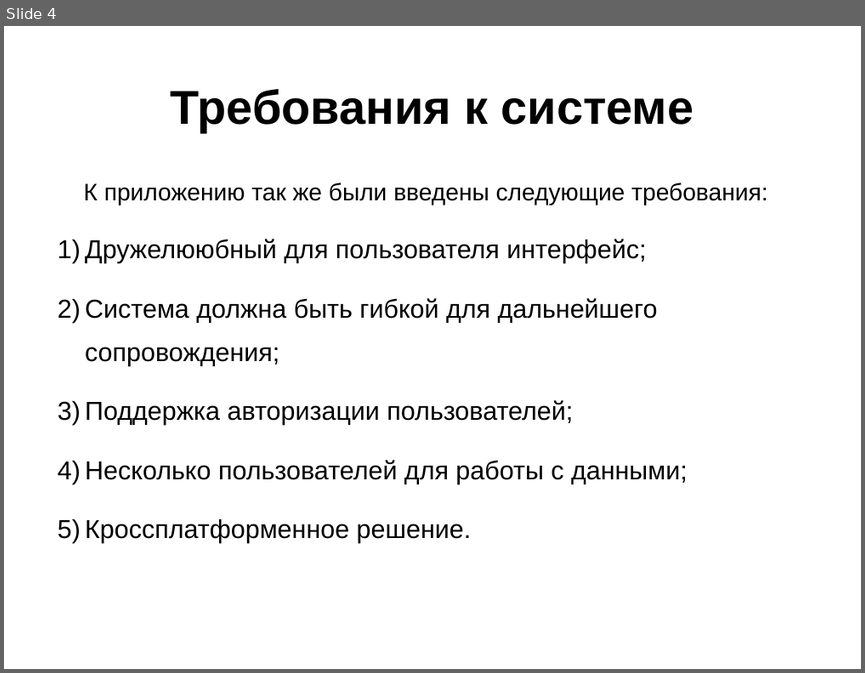
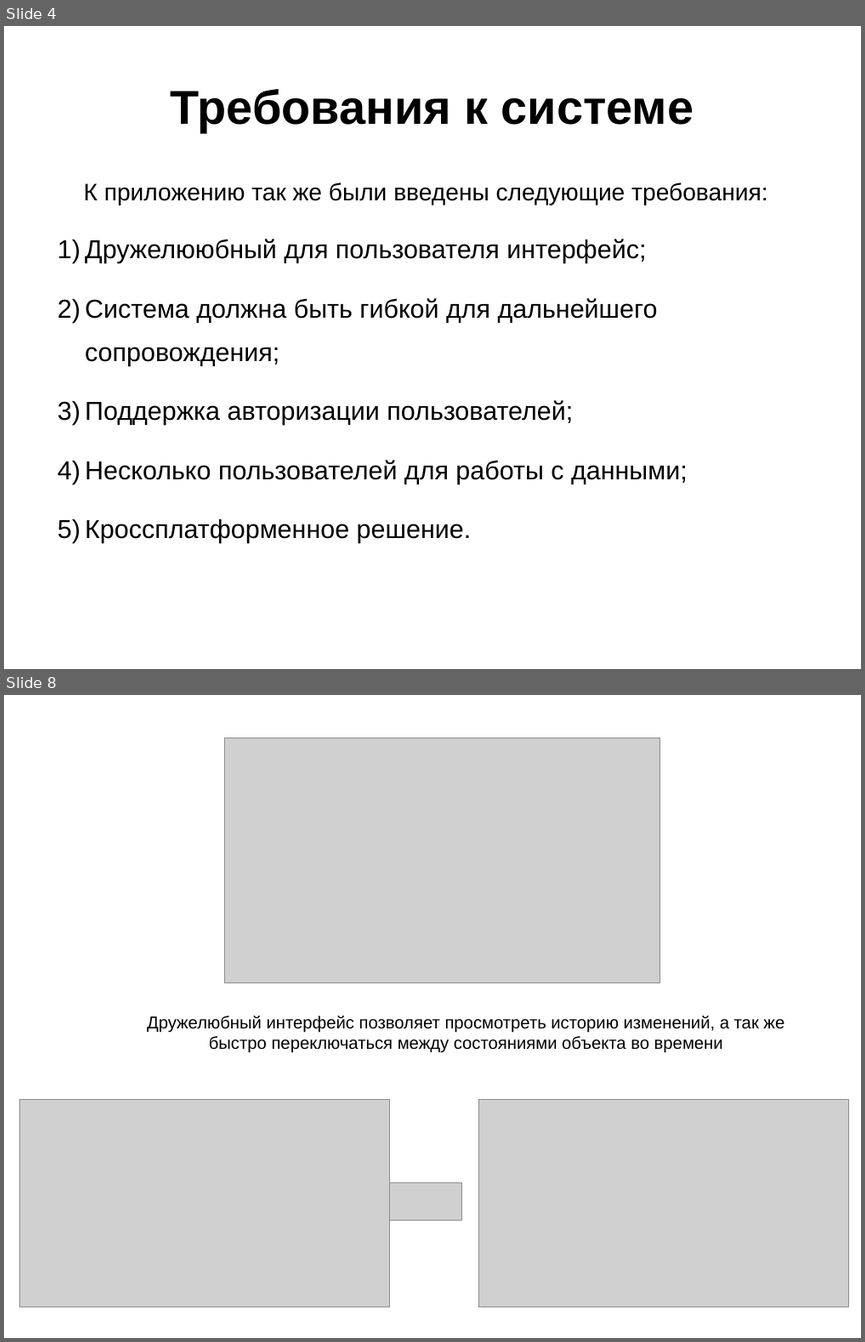
Before and after one commit to uak2/diplom, a slide deck: Презент по диплому.odp. Shown one above the other, each under a label of ours: slide 4 before the commit, slides 4 and 8 after it; the slides between them are not shown. The pictures are 865x673 and 865x1342 pixels, drawn with LibreOffice and Linux fonts; fonts in the diff are those of the drawing; grey boxes stand for pictures. Boxes give left, top, right and bottom in pixels: in the first picture for what was removed or moved away, otherwise in the second. Text is boxed around its words. In the diff, an @@ line names an element or a change of style, - is before the commit and + after.

```diff
--- a/Презент по диплому.odp
+++ b/Презент по диплому.odp
@@ slide 8 added at (4, 695, 861, 1338), background #FFFFFF @@
@@ picture added at (224, 737, 659, 982) @@
@@ text added at (147, 1015, 784, 1053), 16 pt, text #000000 @@
+Дружелюбный интерфейс позволяет просмотреть историю изменений, а так же быстро переключаться между состояниями объекта во времени
@@ picture added at (19, 1100, 390, 1308) @@
@@ picture added at (478, 1100, 848, 1308) @@
@@ picture added at (390, 1183, 462, 1220) @@
```
Also in this commit, not shown: 1 slide changed, 2 other slides added, 3 slides removed, 40 other files.
